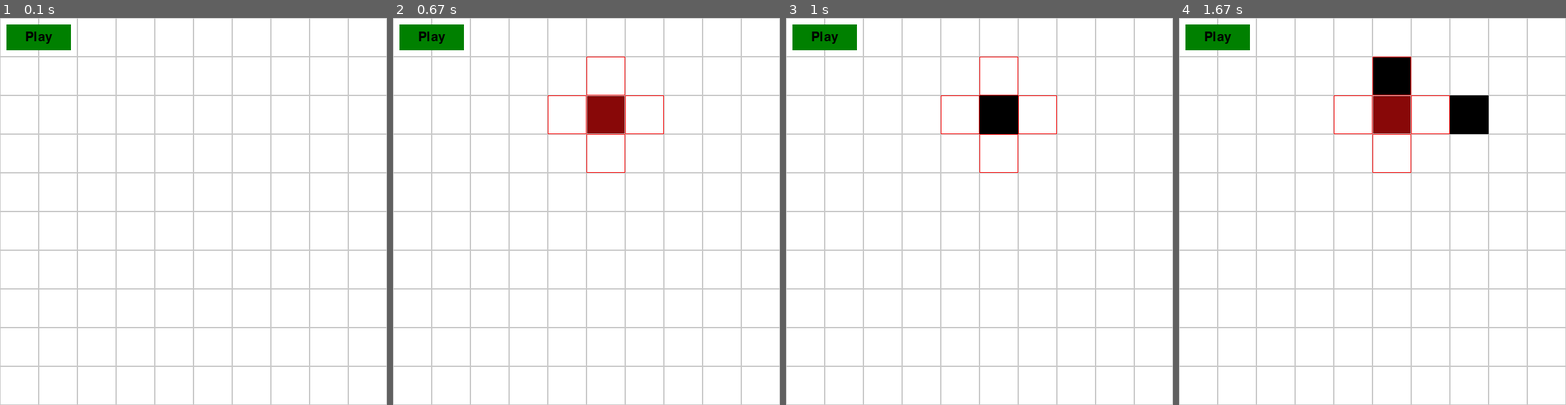
Above: before the commit, frames 1-4 (left to right).
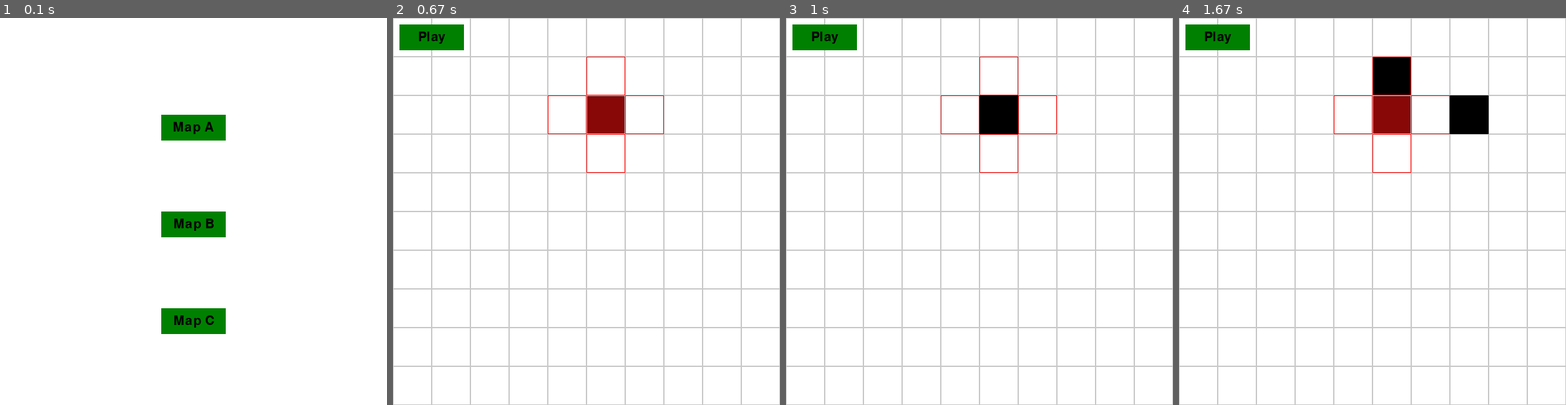
Above: after the commit, the same moments.

Repository: ubongjc/Pygame
Game: pygame game, started from main.py
Two runs of this game, one before a commit and one after it. Both use one fixed random seed, a clock stepped at 60 frames per second and the inputs below.
Inputs (mouse positions are in pixels of both pictures, inside the frame that each line leads up to):
- Up to frame 1 (0.1 s): no input
- Up to frame 2 (0.67 s): click (586, 126) at 0.38 s, where only the run after the commit has a clickable "Map A"
- Up to frame 3 (1 s): hold Right from 0.67 s (still down)
- Up to frame 4 (1.67 s): release Right at 1.13 s; click (1496, 199) at 1.22 s; hold Up from 1.5 s (still down)

The runs differ from the first frame. In frame 1, 11% of the frame differs, in the area x 0-100%, y 0-100%; in frame 2, nothing differs; in frame 3, nothing differs; in frame 4, nothing differs.

Commit message:
Separated classes into different files

Diff:
--- /dev/null
+++ b/button.py
@@ -0,0 +1,23 @@
+import pygame
+from constants import *
+
+
+class Button:
+    def __init__(self, x, y, width, height, text, color, font_size):
+        self.x = x
+        self.y = y
+        self.width = width
+        self.height = height
+        self.text = text
+        self.color = color
+        self.font_size = font_size
+
+    def draw(self, surface):
+        pygame.draw.rect(surface, self.color, (self.x, self.y, self.width, self.height))
+        font = pygame.font.Font(None, self.font_size)
+        text = font.render(self.text, True, BLACK)
+        text_rect = text.get_rect(center=(self.x + self.width // 2, self.y + self.height // 2))
+        surface.blit(text, text_rect)
+
+    def is_clicked(self, x, y):
+        return self.x <= x <= self.x + self.width and self.y <= y <= self.y + self.height
--- /dev/null
+++ b/constants.py
@@ -0,0 +1,10 @@
+# Constants
+GRID_SIZE = 10
+CELL_SIZE = 60
+SCREEN_SIZE = GRID_SIZE * CELL_SIZE
+
+# Colors
+WHITE = (255, 255, 255)
+GREY = (200, 200, 200)
+RED = (255, 0, 0)
+BLACK = (0, 0, 0)
--- /dev/null
+++ b/grid.py
@@ -0,0 +1,78 @@
+import pygame
+from constants import *
+
+
+class Grid:
+    def __init__(self, size):
+        self.size = size
+        self.grid = [[0 for _ in range(size)] for _ in range(size)]
+        self.path = []
+        self.bullets = []
+        self.firedBullets = []
+        self.bullet_start_indices = []
+
+    def draw(self, surface, show_lines=True, current_path_index=None):
+        surface.fill(WHITE)
+        for y in range(self.size):
+            for x in range(self.size):
+                if current_path_index is not None and (x, y) == self.path[current_path_index]:
+                    color = RED
+                elif self.grid[y][x] == 1:
+                    if (x, y) == self.path[-1]:
+                        color = (136, 8, 8)  # Slightly different shade of red
+                    else:
+                        color = RED
+                else:
+                    color = None
+
+                if color:
+                    pygame.draw.rect(surface, color, (x * CELL_SIZE, y * CELL_SIZE, CELL_SIZE, CELL_SIZE))
+
+                if show_lines:
+                    pygame.draw.rect(surface, GREY, (x * CELL_SIZE, y * CELL_SIZE, CELL_SIZE, CELL_SIZE), 1)
+
+        for bullet in self.bullets:
+            pygame.draw.rect(surface, BLACK, (bullet['x'] * CELL_SIZE, bullet['y'] * CELL_SIZE, CELL_SIZE, CELL_SIZE))
+
+    def is_valid_move(self, cell_x, cell_y):
+        if len(self.path) == 0:
+            return True
+        last_cell = self.path[-1]
+        dx = abs(last_cell[0] - cell_x)
+        dy = abs(last_cell[1] - cell_y)
+        return (dx == 1 and dy == 0) or (dx == 0 and dy == 1)
+
+    def draw_highlight(self, surface, cell_x, cell_y):
+        last_cell = self.path[-1]
+        for dx, dy in ((1, 0), (-1, 0), (0, 1), (0, -1)):
+            x, y = last_cell[0] + dx, last_cell[1] + dy
+            if 0 <= x < self.size and 0 <= y < self.size and self.grid[y][x] == 0:
+                pygame.draw.rect(surface, RED, (x * CELL_SIZE, y * CELL_SIZE, CELL_SIZE, CELL_SIZE), 1)
+
+    def shoot_bullet(self, direction, start_pos=None, current_path_index=-1):
+        if start_pos is None:
+            start_pos = self.path[-1] if self.path else (0, 0)
+
+        bullet = {
+            'x': start_pos[0],
+            'y': start_pos[1],
+            'direction': direction
+        }
+        self.bullets.append(bullet)
+
+        if current_path_index != -1:
+            self.firedBullets[current_path_index - 1] = True
+
+    def update_bullets(self):
+        for bullet in self.bullets:
+            if bullet['direction'] == 'left':
+                bullet['x'] -= 1
+            elif bullet['direction'] == 'right':
+                bullet['x'] += 1
+            elif bullet['direction'] == 'up':
+                bullet['y'] -= 1
+            elif bullet['direction'] == 'down':
+                bullet['y'] += 1
+
+            if bullet['x'] < 0 or bullet['x'] >= self.size or bullet['y'] < 0 or bullet['y'] >= self.size:
+                self.bullets.remove(bullet)
--- a/main.py
+++ b/main.py
@@ -1,117 +1,12 @@
 import pygame
 import sys
+from grid import Grid
+from constants import *
+from map_selection_screen import MapSelectionScreen
+from button import Button
 
 # Initialize Pygame
 pygame.init()
-
-# Constants
-GRID_SIZE = 10
-CELL_SIZE = 60
-SCREEN_SIZE = GRID_SIZE * CELL_SIZE
-
-# Colors
-WHITE = (255, 255, 255)
-GREY = (200, 200, 200)
-RED = (255, 0, 0)
-BLACK = (0, 0, 0)
-
-
-class Button:
-    def __init__(self, x, y, width, height, text, color, font_size):
-        self.x = x
-        self.y = y
-        self.width = width
-        self.height = height
-        self.text = text
-        self.color = color
-        self.font_size = font_size
-
-    def draw(self, surface):
-        pygame.draw.rect(surface, self.color, (self.x, self.y, self.width, self.height))
-        font = pygame.font.Font(None, self.font_size)
-        text = font.render(self.text, True, BLACK)
-        text_rect = text.get_rect(center=(self.x + self.width // 2, self.y + self.height // 2))
-        surface.blit(text, text_rect)
-
-    def is_clicked(self, x, y):
-        return self.x <= x <= self.x + self.width and self.y <= y <= self.y + self.height
-
-
-# Grid class
-class Grid:
-    def __init__(self, size):
-        self.size = size
-        self.grid = [[0 for _ in range(size)] for _ in range(size)]
-        self.path = []
-        self.bullets = []
-        self.firedBullets = []
-        self.bullet_start_indices = []
-
-    def draw(self, surface, show_lines=True, current_path_index=None):
-        surface.fill(WHITE)
-        for y in range(self.size):
-            for x in range(self.size):
-                if current_path_index is not None and (x, y) == self.path[current_path_index]:
-                    color = RED
-                elif self.grid[y][x] == 1:
-                    if (x, y) == self.path[-1]:
-                        color = (136, 8, 8)  # Slightly different shade of red
-                    else:
-                        color = RED
-                else:
-                    color = None
-
-                if color:
-                    pygame.draw.rect(surface, color, (x * CELL_SIZE, y * CELL_SIZE, CELL_SIZE, CELL_SIZE))
-
-                if show_lines:
-                    pygame.draw.rect(surface, GREY, (x * CELL_SIZE, y * CELL_SIZE, CELL_SIZE, CELL_SIZE), 1)
-
-        for bullet in self.bullets:
-            pygame.draw.rect(surface, BLACK, (bullet['x'] * CELL_SIZE, bullet['y'] * CELL_SIZE, CELL_SIZE, CELL_SIZE))
-
-    def is_valid_move(self, cell_x, cell_y):
-        if len(self.path) == 0:
-            return True
-        last_cell = self.path[-1]
-        dx = abs(last_cell[0] - cell_x)
-        dy = abs(last_cell[1] - cell_y)
-        return (dx == 1 and dy == 0) or (dx == 0 and dy == 1)
-
-    def draw_highlight(self, surface, cell_x, cell_y):
-        last_cell = self.path[-1]
-        for dx, dy in ((1, 0), (-1, 0), (0, 1), (0, -1)):
-            x, y = last_cell[0] + dx, last_cell[1] + dy
-            if 0 <= x < self.size and 0 <= y < self.size and self.grid[y][x] == 0:
-                pygame.draw.rect(surface, RED, (x * CELL_SIZE, y * CELL_SIZE, CELL_SIZE, CELL_SIZE), 1)
-
-    def shoot_bullet(self, direction, start_pos=None, current_path_index=-1):
-        if start_pos is None:
-            start_pos = self.path[-1] if self.path else (0, 0)
-
-        bullet = {
-            'x': start_pos[0],
-            'y': start_pos[1],
-            'direction': direction
-        }
-        self.bullets.append(bullet)
-
-        if current_path_index != -1:
-            self.firedBullets[current_path_index-1] = True
-
-    def update_bullets(self):
-        for bullet in self.bullets:
-            if bullet['direction'] == 'left':
-                bullet['x'] -= 1
-            elif bullet['direction'] == 'right':
-                bullet['x'] += 1
-            elif bullet['direction'] == 'up':
-                bullet['y'] -= 1
-            elif bullet['direction'] == 'down':
-                bullet['y'] += 1
-
-            if bullet['x'] < 0 or bullet['x'] >= self.size or bullet['y'] < 0 or bullet['y'] >= self.size:
-                self.bullets.remove(bullet)
 
 
 # Main function
@@ -133,6 +28,11 @@
     play_index = 0
     play_timer = 0
     play_interval = 1000  # Time interval in milliseconds between path cells
+
+    # Add a new state for the map selection screen
+    show_map_selection = True
+    map_selection_screen = MapSelectionScreen()
+    selected_map = None
 
     while True:
         for event in pygame.event.get():
@@ -171,6 +71,12 @@
                         grid.path.pop()
                         grid.firedBullets.pop()
 
+                if show_map_selection:
+                    selected_map = map_selection_screen.check_click(x, y)
+                    if selected_map:
+                        show_map_selection = False
+                        print("Selected map:", selected_map)
+
             # Shoot bullet
             if event.type == pygame.KEYDOWN:
                 direction = None
@@ -205,7 +111,9 @@
                 screen = pygame.display.set_mode((SCREEN_SIZE, SCREEN_SIZE), pygame.RESIZABLE)
 
         # Update the screen
-        if play_mode:
+        if show_map_selection:
+            map_selection_screen.draw(screen)
+        elif play_mode:
             if play_index < len(grid.path) and pygame.time.get_ticks() - play_timer > play_interval:
                 play_timer = pygame.time.get_ticks()
                 play_index += 1
@@ -221,9 +129,7 @@
             play_button.draw(screen)
             clock.tick(60)
 
-        #grid.update_bullets()
         pygame.display.flip()
-        #clock.tick(60)
 
 
 if __name__ == "__main__":
--- /dev/null
+++ b/map_selection_screen.py
@@ -0,0 +1,21 @@
+from constants import *
+from button import Button
+
+class MapSelectionScreen:
+    def __init__(self):
+        self.maps = ["Map A", "Map B", "Map C"]
+        self.buttons = []
+        for i, map_name in enumerate(self.maps):
+            button = Button(SCREEN_SIZE // 2 - 50, 150 * (i + 1), 100, 40, map_name, (0, 128, 0), 30)
+            self.buttons.append(button)
+
+    def draw(self, surface):
+        surface.fill(WHITE)
+        for button in self.buttons:
+            button.draw(surface)
+
+    def check_click(self, x, y):
+        for button in self.buttons:
+            if button.is_clicked(x, y):
+                return button.text
+        return None
